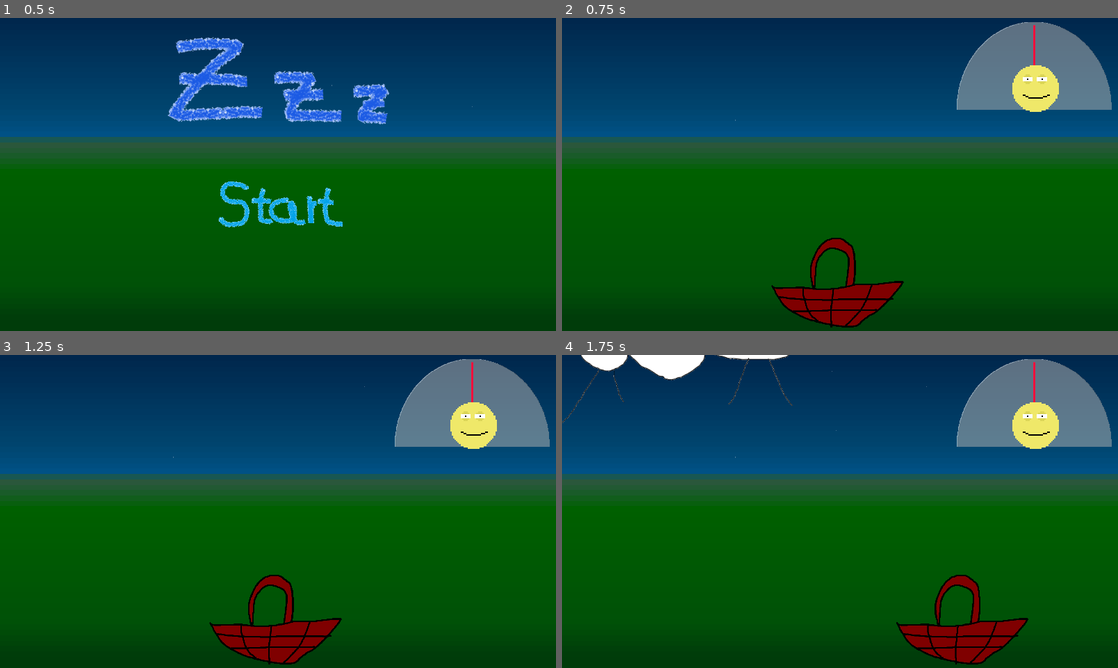
Above: before the commit, frames 1-4 (two rows, left to right).
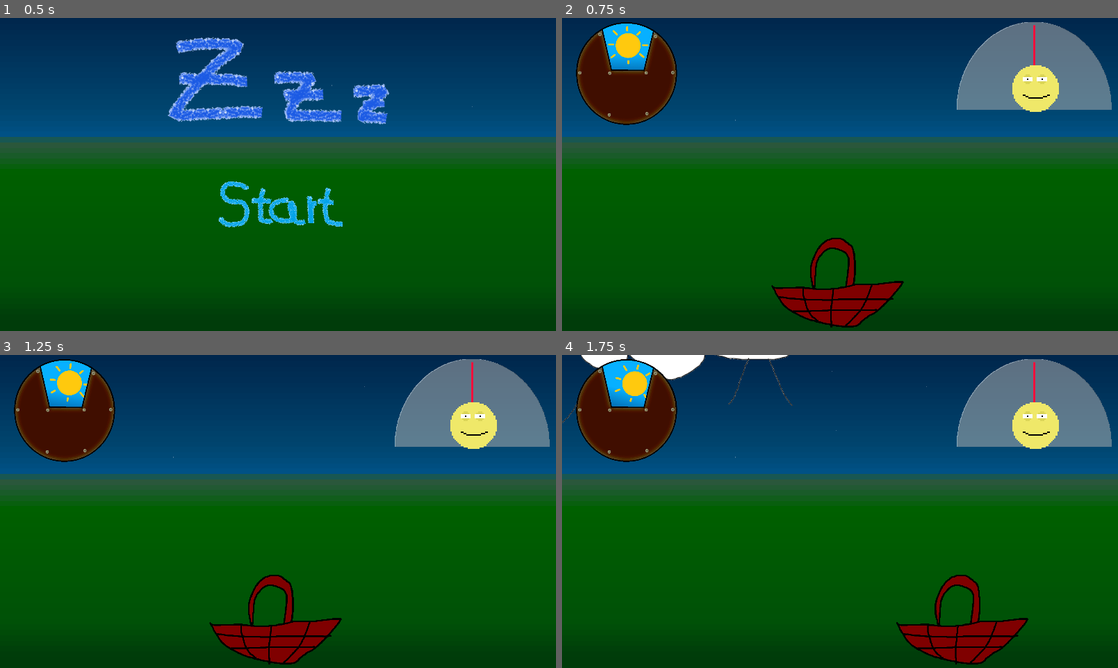
Above: after the commit, the same moments.

Repository: Glow-Project/gwj-55
Game: Godot game, scene res://menu.tscn
The game is run twice, just before and just after one commit, with the same random seed, the same clock (stepped at 60 frames per second) and the same inputs.
Inputs (mouse positions are in pixels of both pictures, inside the frame that each line leads up to):
- Up to frame 1 (0.5 s): no input
- Up to frame 2 (0.75 s): click (840, 205) at 0.5 s
- Up to frame 3 (1.25 s): no input
- Up to frame 4 (1.75 s): move the mouse to (962, 495) at 1.27 s

Frame 1 is identical in both runs. In frame 2, 4.7% of the frame differs, in the area x 2-21%, y 1-35%; in frame 3, 4.7%; in frame 4, 4.7%.

Commit message:
game: call game over with proper parameter

Diff:
--- a/game.gd
+++ b/game.gd
@@ -50,10 +50,13 @@
 		fx.play()
 	else:
 		$Tacho.inc(1)
+	print_debug($Tacho.score)
 
-	if $Tacho.score == $Tacho.total:
+	if $Tacho.score >= $Tacho.total/2:
+		Globals.score = $Tacho.score
+		Globals.description = "whispering: Sleep well, my dear! I'm proud of all of your %d sheeps. Sweet dreams!"
+		Globals.animation = "asleep"
 		get_tree().change_scene_to_file("res://game_over.tscn")
-
 
 func _on_spawner_sheep_reached_abyss(body:Sheep):
 	var explosion:Explosion = explosion_scene.instantiate()
@@ -79,5 +82,16 @@
 	else:
 		$Tacho.dec(1)
 
-	if $Tacho.score == -$Tacho.total:
+	print_debug($Tacho.score)
+	if $Tacho.score <= -$Tacho.total/2:
+		Globals.score = $Tacho.score
+		Globals.description = "It was all a dream! Glad you woke up! You avoided to count %d sheeps."
+		Globals.animation = "half_sleeping"
 		get_tree().change_scene_to_file("res://game_over.tscn")
+
+
+func _on_sunclock_sunrise():
+		Globals.score = $Tacho.score
+		Globals.description = "It's already morning! You're sleepwalking like a zombie...mentaly wasted. You lost %d sheeps."
+		Globals.animation = "fully_awake"
+		get_tree().change_scene_to_file("res://game_over.tscn")
--- a/game.tscn
+++ b/game.tscn
@@ -1,10 +1,11 @@
-[gd_scene load_steps=7 format=3 uid="uid://nk3futyhd5xq"]
+[gd_scene load_steps=8 format=3 uid="uid://nk3futyhd5xq"]
 
 [ext_resource type="Script" path="res://game.gd" id="1_36ujl"]
 [ext_resource type="PackedScene" uid="uid://c7bryqilrava" path="res://background.tscn" id="2_hdh55"]
 [ext_resource type="PackedScene" uid="uid://crgjr4dtiwt0o" path="res://basket.tscn" id="3_1r1d0"]
 [ext_resource type="PackedScene" uid="uid://dh5pcibs7vpim" path="res://spawner.tscn" id="3_ruxjr"]
 [ext_resource type="AudioStream" uid="uid://da3jx7t5y4ao3" path="res://lullaby2.mp3" id="5_beaxo"]
+[ext_resource type="PackedScene" uid="uid://blkcx8bdqtiok" path="res://sunclock.tscn" id="7_4pu4o"]
 [ext_resource type="PackedScene" uid="uid://c60r414l87mea" path="res://tacho.tscn" id="7_pjc75"]
 
 [node name="Game" type="Node2D"]
@@ -34,10 +35,16 @@
 stream = ExtResource("5_beaxo")
 volume_db = -8.303
 autoplay = true
+bus = &"Music"
 
 [node name="Tacho" parent="." instance=ExtResource("7_pjc75")]
 position = Vector2(979, 72)
 scale = Vector2(1, 1)
 
+[node name="Sunclock" parent="." instance=ExtResource("7_4pu4o")]
+position = Vector2(134, 114)
+scale = Vector2(0.5, 0.5)
+
 [connection signal="item_collected" from="Basket" to="." method="_on_basket_item_collected"]
 [connection signal="sheep_reached_abyss" from="Spawner" to="." method="_on_spawner_sheep_reached_abyss"]
+[connection signal="sunrise" from="Sunclock" to="." method="_on_sunclock_sunrise"]
